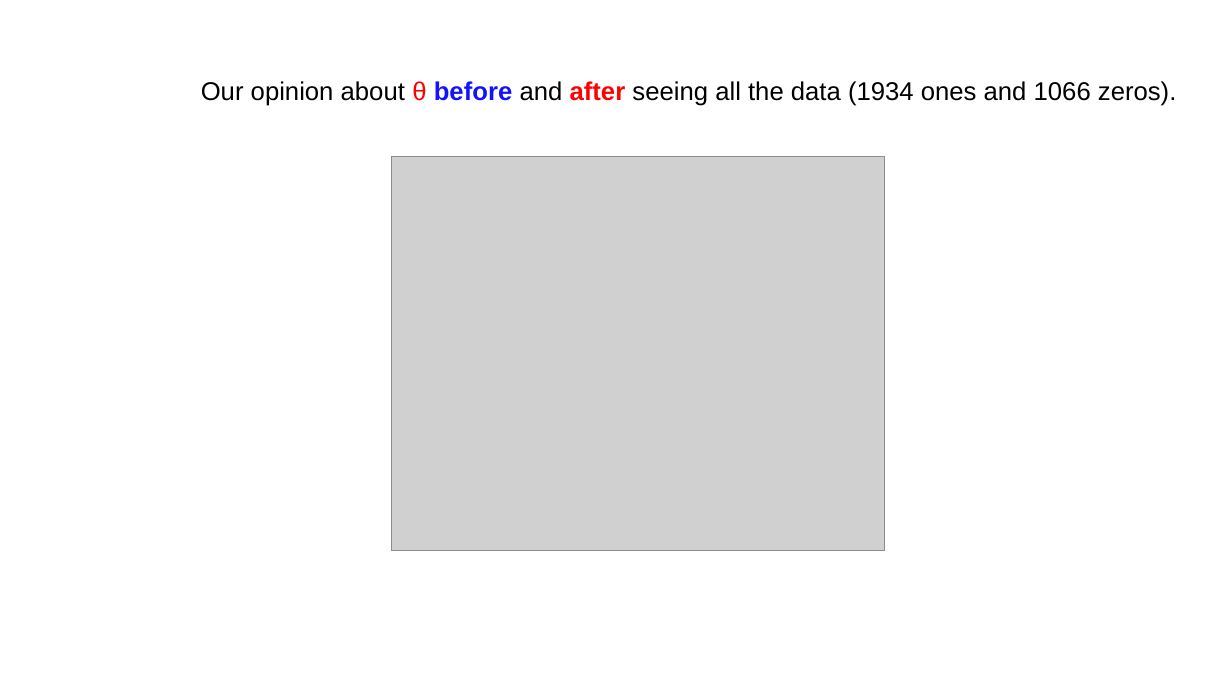
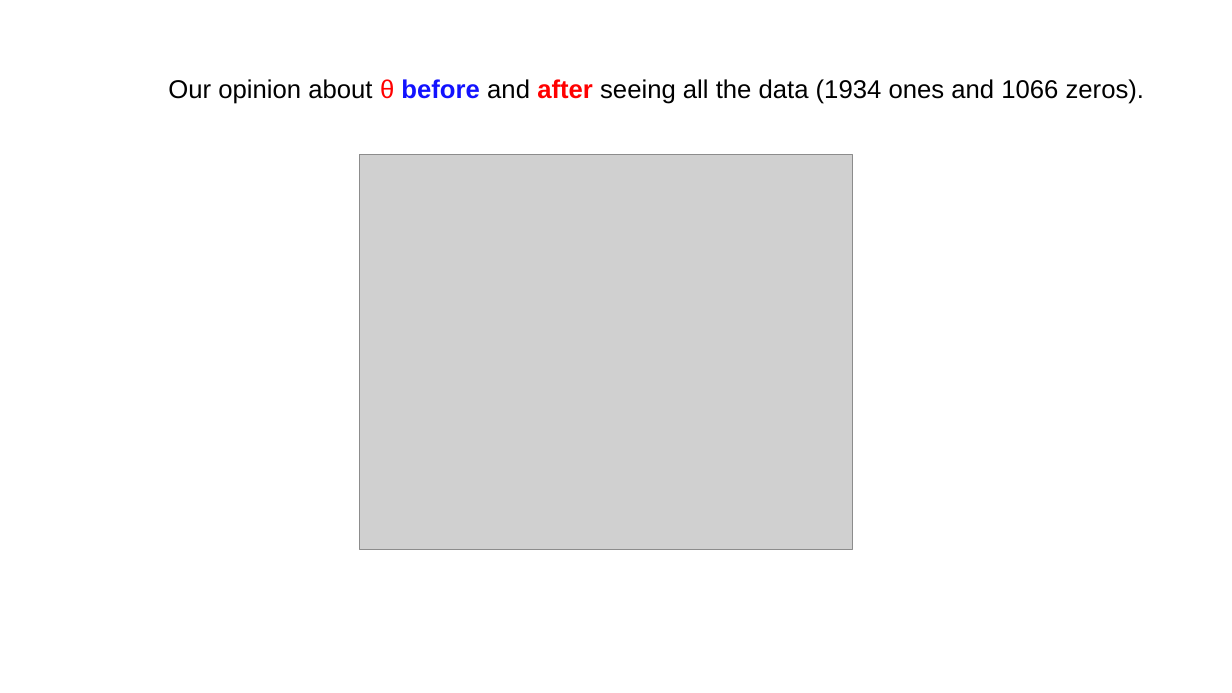
Before and after one commit to bstatcomp/ppworkshop, a slide deck: slide 34 of Slides/slides.pptx (slide 31 before the commit). Drawn at 1232x693 pixels with LibreOffice and Linux fonts; fonts in the diff are those of the drawing; grey boxes stand for pictures. Boxes give left, top, right and bottom in pixels: in the first picture for what was removed or moved away, otherwise in the second. Text is boxed around its words. In the diff, an @@ line names an element or a change of style, - is before the commit and + after.

```diff
--- a/Slides/slides.pptx
+++ b/Slides/slides.pptx
@@ text "Our opinion about θ before ...": place and size @@
-text "Our opinion about θ before ..." at (201,81,1176,106)
+text "Our opinion about θ before ..." at (168,79,1144,104)
@@ picture: place and size @@
-picture at (392,157,884,552)
+picture at (360,155,852,550)
```
Also in this commit, not shown: 9 other slides changed, 5 slides added, 2 slides removed, 1 other file.
